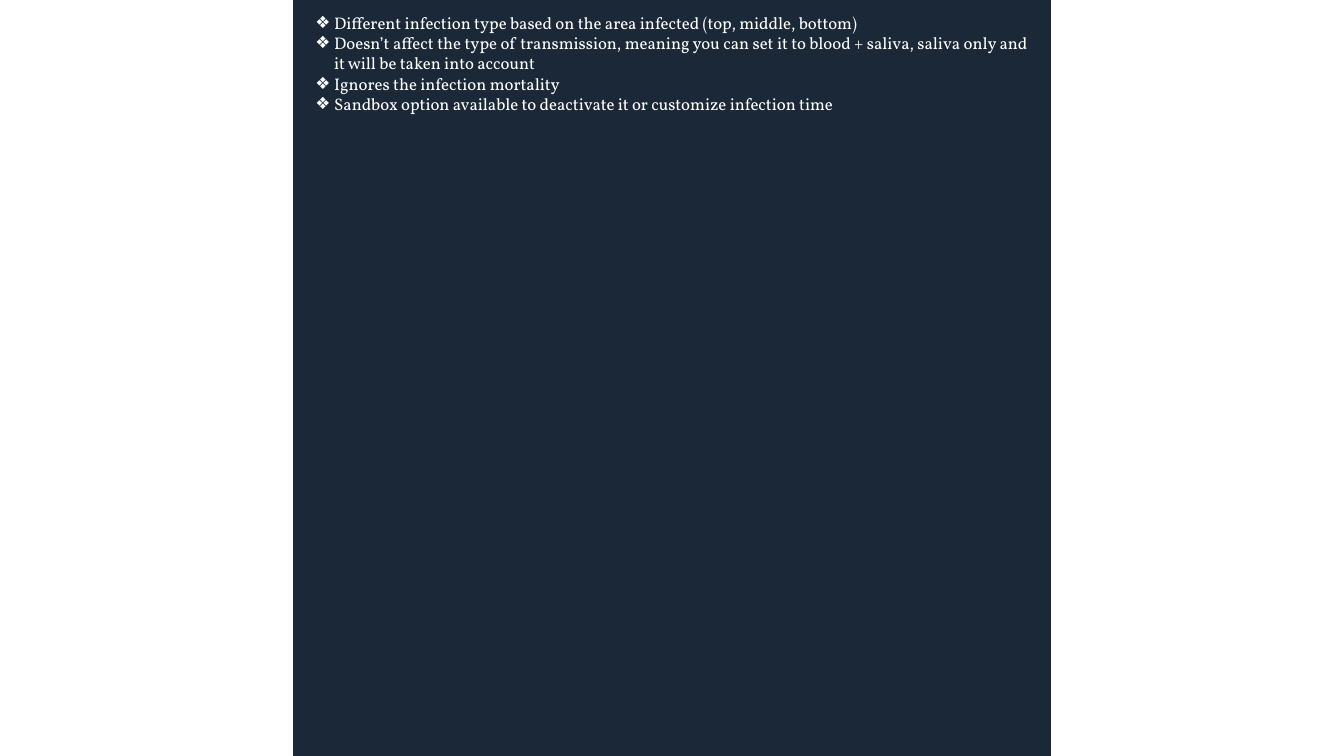
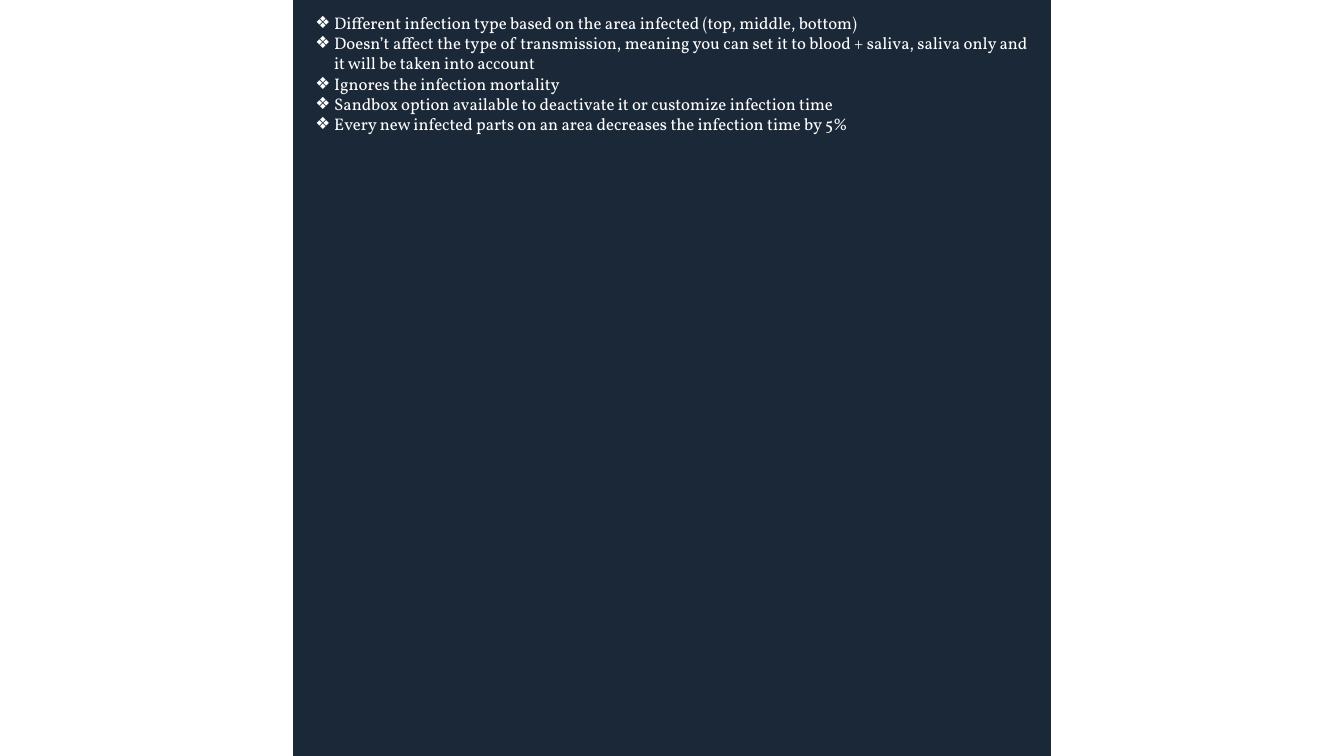
Before and after one commit to SirDoggyJvla/The-Last-of-Us-Infected-B41, a slide deck: slide 8 of images/workshop page/workshop page TLOU Infected.pptx (slide 7 before the commit). Drawn at 1344x756 pixels with LibreOffice and Linux fonts; fonts in the diff are those of the drawing. Boxes give left, top, right and bottom in pixels: in the first picture for what was removed or moved away, otherwise in the second. Text is boxed around its words. In the diff, an @@ line names an element or a change of style, - is before the commit and + after.

```diff
--- a/images/workshop page/workshop page TLOU Infected.pptx
+++ b/images/workshop page/workshop page TLOU Infected.pptx
@@ text at bbox=[334, 118, 848, 134]: paragraph added @@
+❖ Every new infected parts on an area decreases the infection time by 5%
```
Also in this commit, not shown: 1 slide added, 1 other file.
